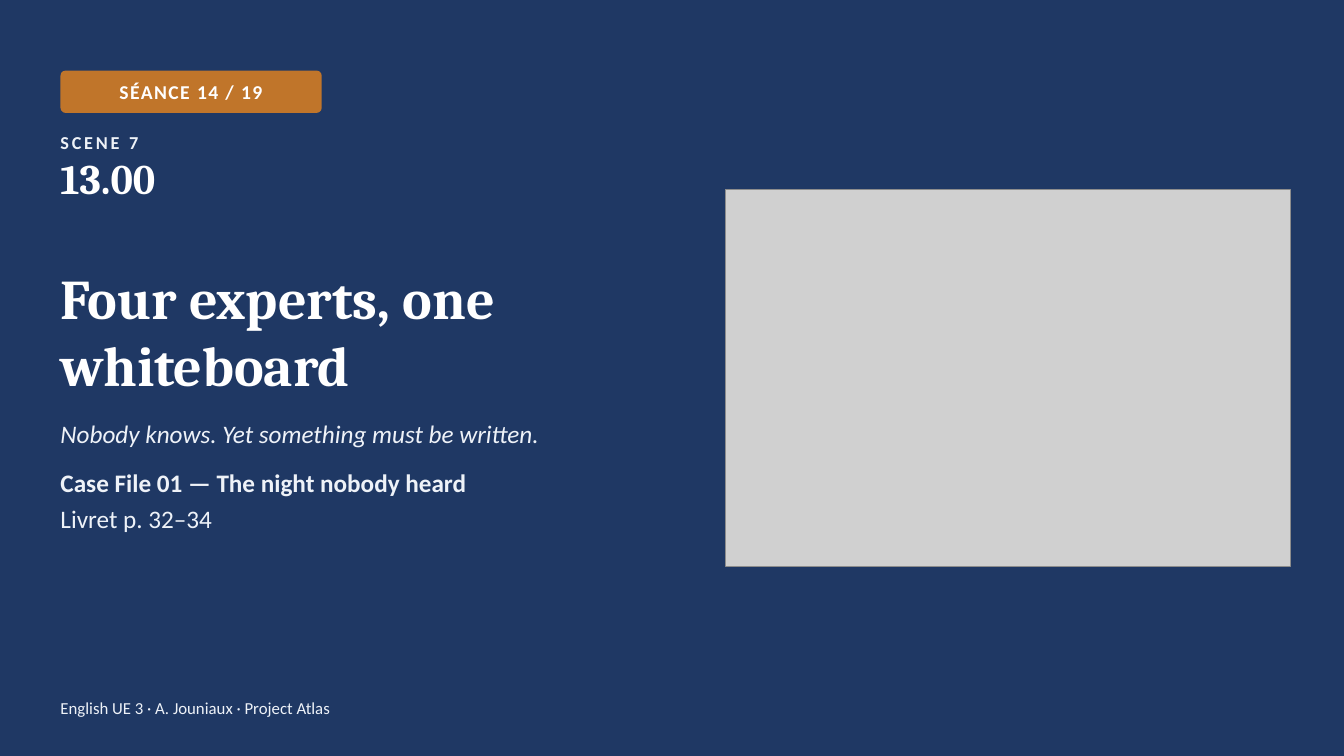
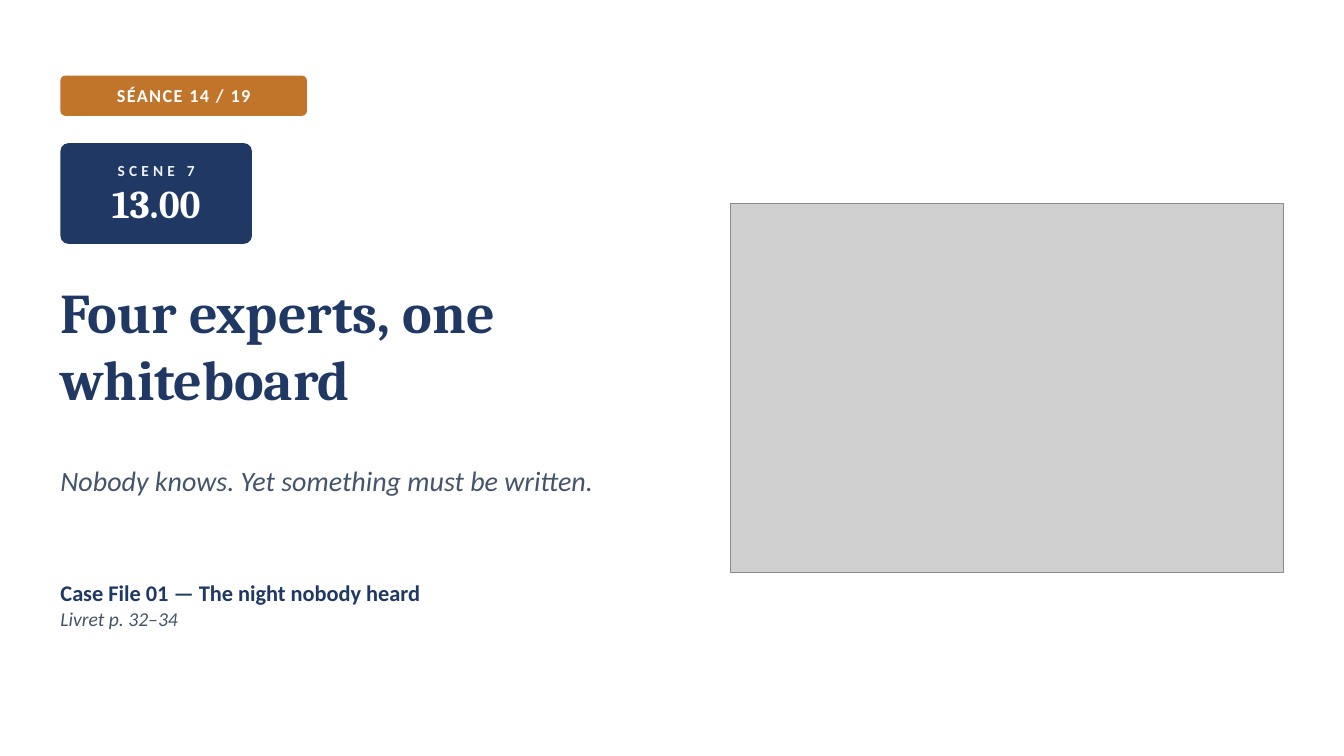
Before and after one commit to ajouniaux/talenleren, a slide deck: slide 1 of powerpoints/Seance_14_Scene7_Four_experts.pptx. Drawn at 1344x756 pixels with LibreOffice and Linux fonts; fonts in the diff are those of the drawing; grey boxes stand for pictures. Boxes give left, top, right and bottom in pixels: in the first picture for what was removed or moved away, otherwise in the second. Text is boxed around its words. In the diff, an @@ line names an element or a change of style, - is before the commit and + after.

```diff
--- a/powerpoints/Seance_14_Scene7_Four_experts.pptx
+++ b/powerpoints/Seance_14_Scene7_Four_experts.pptx
@@ background #1F3864 to #FFFFFF @@
@@ rounded rectangle "SÉANCE 14 / 19": place and size @@
-rounded rectangle "SÉANCE 14 / 19" at (60, 71, 322, 113)
+rounded rectangle "SÉANCE 14 / 19" at (60, 76, 308, 116)
@@ rounded rectangle "SÉANCE 14 / 19" at (60, 76, 308, 116): size 14 to 13 pt; proportions changed @@
@@ text "SCENE 7": place and size @@
-text "SCENE 7" at (60, 137, 155, 195)
+text "SCENE 7" at (112, 166, 201, 219)
@@ text "SCENE 7" at (112, 166, 201, 219): size 13 to 11 pt, letter spacing 2 to 3 pt in "SCENE 7"; size 30 to 28 pt in "13.00"; alignment left to centre; vertical alignment top to middle @@
@@ rounded rectangle added at (60, 143, 252, 244), fill #1F3864 @@
@@ picture: place and size @@
-picture at (726, 190, 1291, 567)
+picture at (731, 204, 1284, 573)
@@ title "Four experts, one whiteboard": place and size @@
-title "Four experts, one whiteboard" at (60, 281, 495, 387)
+title "Four experts, one whiteboard" at (60, 295, 495, 401)
@@ title "Four experts, one whiteboard" at (60, 295, 495, 401): text colour #FFFFFF to #1F3864; vertical alignment bottom to top @@
@@ text at (60, 474, 466, 532): paragraphs removed @@
-Case File 01 — The night nobody heard
-Livret p. 32–34
@@ text "Nobody knows. Yet something must ...": place and size @@
-text "Nobody knows. Yet something must ..." at (60, 425, 538, 532)
+text "Nobody knows. Yet something must ..." at (60, 471, 592, 496)
@@ text "Nobody knows. Yet something must ..." at (60, 471, 592, 496): size 18 to 20 pt, text colour #EEF2F8 to #44546A; less space between paragraphs @@
@@ text added at (60, 585, 420, 629), 16 pt, text #1F3864, bold @@
+Case File 01 — The night nobody heard
+Livret p. 32–34
@@ text removed at (60, 702, 330, 717) @@
-English UE 3 · A. Jouniaux · Project Atlas
```
Also in this commit, not shown: 10 other slides changed, 12 slides added, 4 slides removed, 7 other files.
